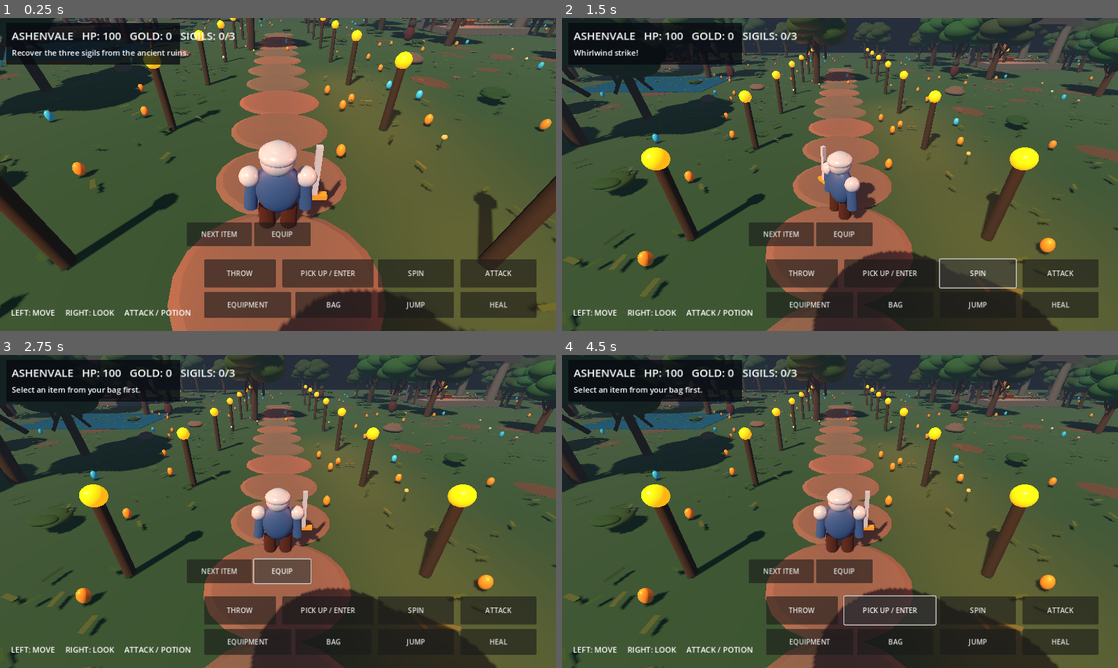
Above: before the commit, frames 1-4 (two rows, left to right).
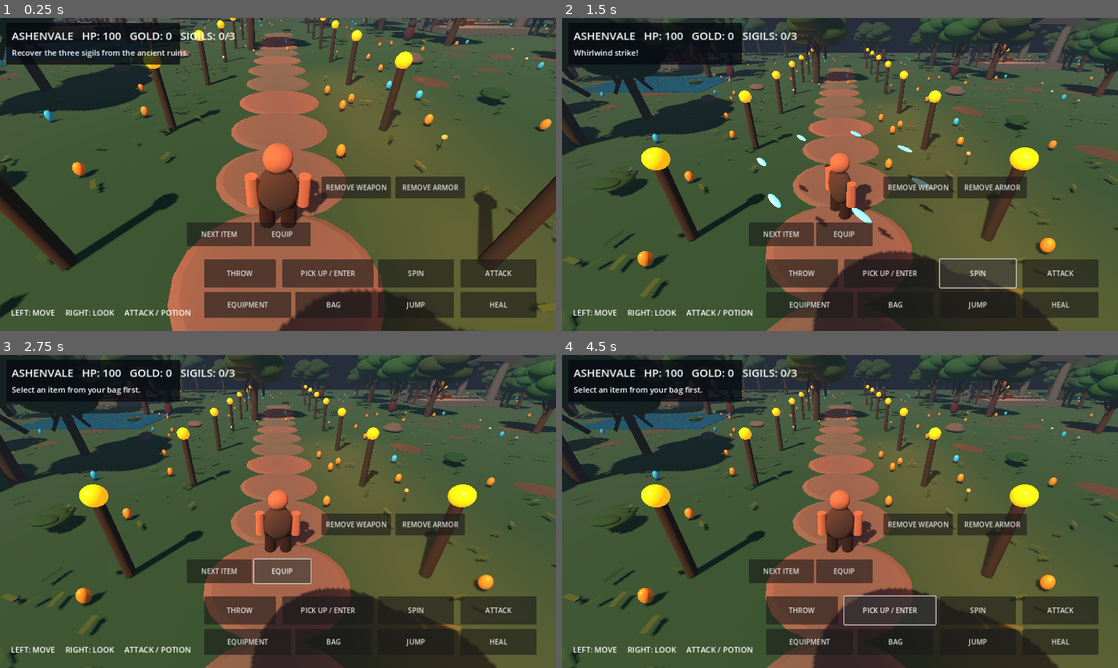
Above: after the commit, the same moments.

Repository: 82gtstang/MindControl
Game: Godot game, scene res://world.tscn
Two runs of this game, one before a commit and one after it. Both use one fixed random seed, a clock stepped at 60 frames per second and the inputs below.
Inputs (mouse positions are in pixels of both pictures, inside the frame that each line leads up to):
- Up to frame 1 (0.25 s): no input
- Up to frame 2 (1.5 s): click "ATTACK" at 0.5 s; click "SPIN" at 1.25 s
- Up to frame 3 (2.75 s): click "EQUIP" at 2 s
- Up to frame 4 (4.5 s): click (917, 524) at 2.75 s, where only the run after the commit has a clickable "REMOVE WEAPON"; click (990, 524) at 3.5 s, where only the run after the commit has a clickable "REMOVE ARMOR"; click "PICK UP / ENTER" at 4.25 s

The runs differ from the first frame. In frame 1, 4.4% of the frame differs, in the area x 42-84%, y 38-68%; in frame 2, 3.1%; in frame 3, 3.0%; in frame 4, 3.0%.
Error after the commit: Trying to assign an array of type "Array" to a variable of type "Array[String]". (res://world.gd:460)

Commit message:
Animate combo sword strikes and whirlwind effects; show only equipped weapon and armor with unequip controls

Diff:
--- a/godot/world.gd
+++ b/godot/world.gd
@@ -26,6 +26,11 @@
 var camera: Camera3D
 var pivot: Node3D
 var sword: Node3D
+var unarmored_visual: Node3D
+var armored_visual: Node3D
+var attack_pose: Node3D
+var attack_fx: Node3D
+var attack_combo := 0
 var enemies: Array[Node3D] = []
 var treasures: Array[Node3D] = []
 var torches: Array[Node3D] = []
@@ -385,35 +390,75 @@
 	pivot = Node3D.new()
 	hero.add_child(pivot)
 	hero_visual = _load_character_model(HERO_MODEL, pivot, 2.15)
-	if hero_visual != null:
-		hero_animation = _find_animation_player(hero_visual)
-	else:
-		_create_placeholder_hero(pivot)
+	armored_visual = hero_visual
+	_create_placeholder_hero(pivot)
+	_refresh_equipment_visuals()
 	camera = Camera3D.new()
 	camera.current = true
 	camera.fov = 68
 	add_child(camera)
 
 func _create_placeholder_hero(parent: Node3D) -> void:
-	var armor := material(Color(.19, .32, .51), .5)
-	var metal := material(Color(.58, .64, .7), .25)
-	var leather := material(Color(.24, .12, .08))
-	var chest_plate := sphere_mesh(pivot, .65, Vector3(0, 1.3, 0), armor)
-	chest_plate.scale = Vector3(.75, 1.0, .48)
-	sphere_mesh(pivot, .35, Vector3(0, 2.03, 0), metal)
-	var helm := sphere_mesh(pivot, .37, Vector3(0, 2.13, 0), metal)
-	helm.scale.y = .55
-	for x in [-.57, .57]:
-		sphere_mesh(pivot, .22, Vector3(x, 1.6, 0), metal)
-		var arm := cylinder_mesh(pivot, .14, .72, Vector3(x, 1.13, 0), armor)
-		arm.rotation.z = x * .18
+	unarmored_visual = Node3D.new()
+	unarmored_visual.name = "UnarmoredCharacter"
+	parent.add_child(unarmored_visual)
+	var cloth := material(Color(.25, .20, .17), .95)
+	var skin := material(Color(.57, .38, .28), .9)
+	var boots := material(Color(.16, .10, .07))
+	var torso := sphere_mesh(unarmored_visual, .57, Vector3(0, 1.25, 0), cloth)
+	torso.scale = Vector3(.78, 1.04, .52)
+	sphere_mesh(unarmored_visual, .29, Vector3(0, 2.03, 0), skin)
+	for x in [-.54, .54]:
+		cylinder_mesh(unarmored_visual, .13, .75, Vector3(x, 1.23, 0), skin)
 	for x in [-.25, .25]:
-		cylinder_mesh(pivot, .18, .75, Vector3(x, .45, 0), leather)
+		cylinder_mesh(unarmored_visual, .17, .8, Vector3(x, .43, 0), boots)
+	attack_pose = Node3D.new()
+	attack_pose.name = "WeaponHand"
+	attack_pose.position = Vector3(.65, 1.25, -.2)
+	parent.add_child(attack_pose)
 	sword = Node3D.new()
-	sword.position = Vector3(.78, 1.1, -.05)
-	pivot.add_child(sword)
-	box_mesh(sword, Vector3(.12, 1.25, .12), Vector3(0, .55, 0), metal)
-	box_mesh(sword, Vector3(.55, .11, .16), Vector3(0, -.07, 0), gold_material())
+	attack_pose.add_child(sword)
+	var blade := box_mesh(sword, Vector3(.12, 1.12, .10), Vector3(0, .63, 0), material(Color(.66, .69, .72), .22))
+	blade.name = "Blade"
+	box_mesh(sword, Vector3(.48, .10, .16), Vector3(0, .05, 0), gold_material())
+	attack_fx = Node3D.new()
+	parent.add_child(attack_fx)
+	attack_fx.visible = false
+	for i in range(7):
+		var angle := float(i) / 7.0 * TAU
+		var slash := sphere_mesh(attack_fx, .12, Vector3(cos(angle) * 1.55, 1.4, sin(angle) * 1.55), material(Color(.40, .75, 1), .2, Color(.07, .26, .7)))
+		slash.scale = Vector3(1.7, .32, .5)
+
+func _refresh_equipment_visuals() -> void:
+	var wearing_armor := equipped_armor != "Traveler Clothes"
+	if armored_visual != null:
+		armored_visual.visible = wearing_armor
+	if unarmored_visual != null:
+		unarmored_visual.visible = not wearing_armor or armored_visual == null
+	if sword != null:
+		sword.visible = equipped_weapon != "Fists"
+
+func _finish_attack_fx() -> void:
+	if attack_fx != null:
+		attack_fx.visible = false
+
+func _animate_strike(spinning: bool = false) -> void:
+	attack_combo = (attack_combo + 1) % 3
+	if attack_pose != null:
+		attack_pose.rotation = Vector3.ZERO
+		var t := create_tween()
+		t.set_trans(Tween.TRANS_SINE)
+		t.tween_property(attack_pose, "rotation", Vector3(-.9, .35, -1.3 if attack_combo % 2 == 0 else 1.3), .13)
+		t.tween_property(attack_pose, "rotation", Vector3(.4, -.5, .7 if attack_combo % 2 == 0 else -.7), .21)
+		t.tween_property(attack_pose, "rotation", Vector3.ZERO, .20)
+	if attack_fx != null:
+		attack_fx.visible = true
+		var tfx := create_tween()
+		attack_fx.scale = Vector3.ONE
+		tfx.tween_property(attack_fx, "scale", Vector3.ONE * (1.65 if spinning else 1.15), .26)
+		tfx.tween_callback(_finish_attack_fx)
+	var animation_keywords: Array[String] = ["spin", "attack"] if spinning else ["attack", "slash", "swing"]
+	_play_character_animation(hero_animation, animation_keywords)
 
 func gold_material() -> Material:
 	return material(Color(.78, .53, .19), .3)
@@ -535,6 +580,18 @@
 	equipment_panel.add_child(equipment_text)
 	equipment_panel.visible = false
 	_update_equipment()
+	var remove_weapon := Button.new()
+	remove_weapon.text = "REMOVE WEAPON"
+	remove_weapon.position = Vector2(740, 365)
+	remove_weapon.size = Vector2(160, 50)
+	remove_weapon.pressed.connect(_unequip_weapon)
+	layer.add_child(remove_weapon)
+	var remove_armor := Button.new()
+	remove_armor.text = "REMOVE ARMOR"
+	remove_armor.position = Vector2(910, 365)
+	remove_armor.size = Vector2(160, 50)
+	remove_armor.pressed.connect(_unequip_armor)
+	layer.add_child(remove_armor)
 
 func _unhandled_input(event: InputEvent) -> void:
 	if event is InputEventScreenTouch:
@@ -637,12 +694,7 @@
 	if attack_timer > 0:
 		return
 	attack_timer = .6
-	if hero_animation != null:
-		_play_character_animation(hero_animation, ["attack", "slash", "swing"])
-	elif sword != null:
-		var tween := create_tween()
-		tween.tween_property(sword, "rotation:z", -1.1, .13)
-		tween.tween_property(sword, "rotation:z", 0.0, .25)
+	_animate_strike()
 	for e in enemies.duplicate():
 		if hero.global_position.distance_to(e.global_position) < 3.2:
 			enemies.erase(e)
@@ -671,7 +723,7 @@
 	attack_timer = .7
 	var tween := create_tween()
 	tween.tween_property(pivot, "rotation:y", pivot.rotation.y + TAU, .52)
-	_play_character_animation(hero_animation, ["spin", "attack"])
+	_animate_strike(true)
 	for e in enemies.duplicate():
 		if is_instance_valid(e) and e.global_position.distance_to(hero.global_position) < 3.8:
 			enemies.erase(e)
@@ -679,6 +731,16 @@
 			coins += 10
 	message = "Whirlwind strike!"
 	message_timer = 2.0
+
+func _unequip_weapon() -> void:
+	equipped_weapon = "Fists"
+	_refresh_equipment_visuals()
+	_update_equipment()
+
+func _unequip_armor() -> void:
+	equipped_armor = "Traveler Clothes"
+	_refresh_equipment_visuals()
+	_update_equipment()
 
 func _toggle_bag() -> void:
 	_update_bag()
@@ -706,6 +768,7 @@
 		message = "That item cannot be equipped."
 		message_timer = 3.0
 		return
+	_refresh_equipment_visuals()
 	message = "Equipped " + item
 	message_timer = 3.0
 	_update_equipment()
